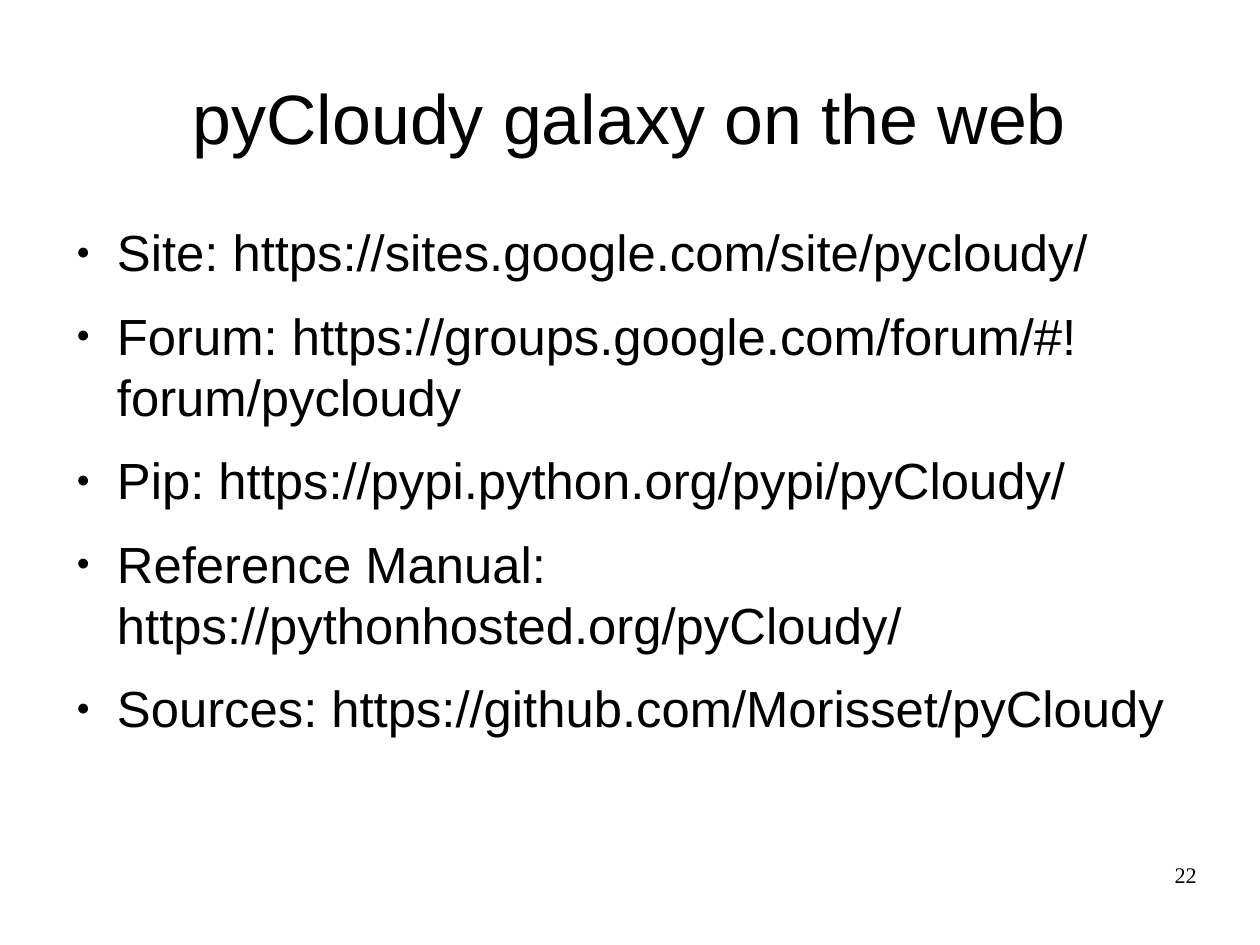
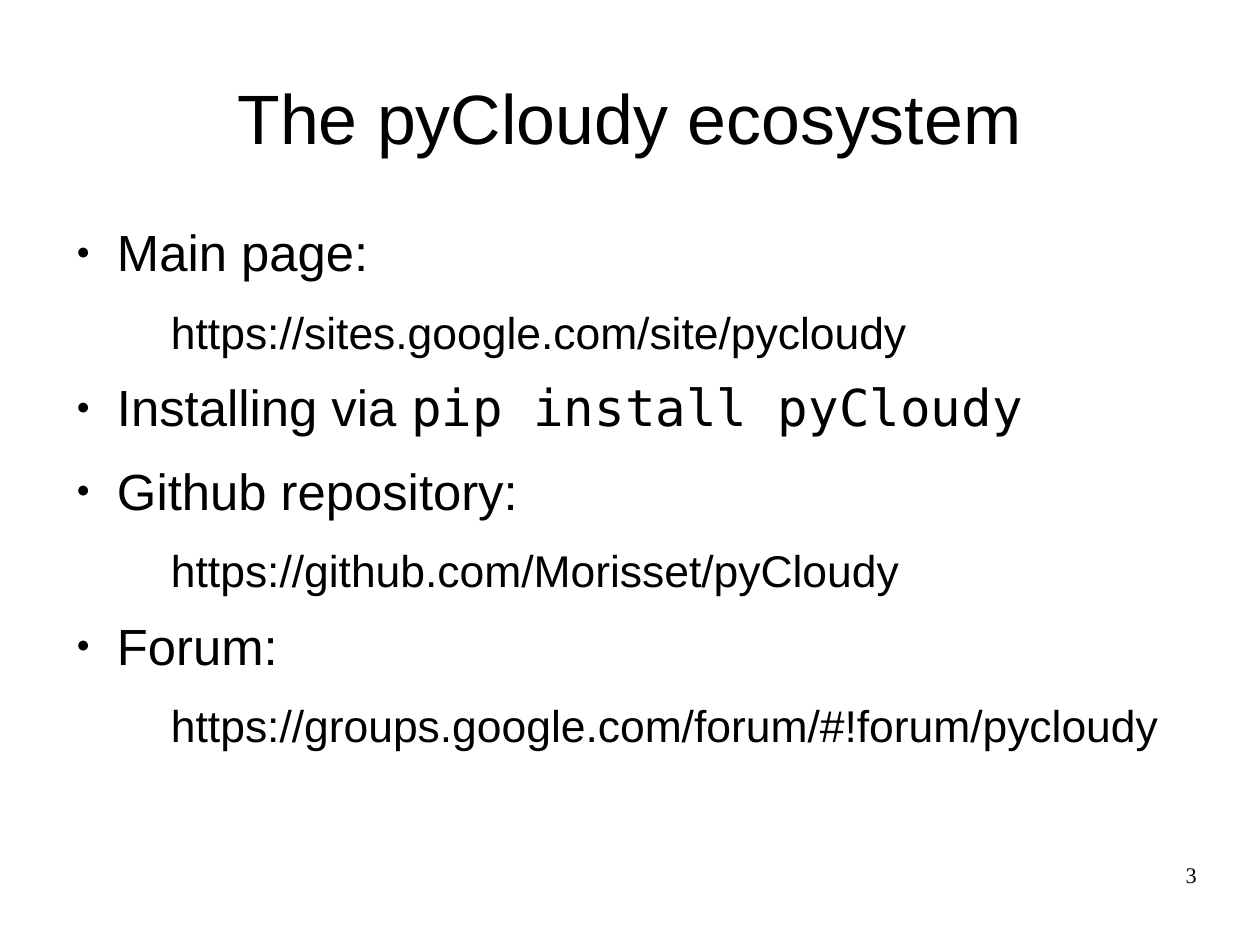
Before and after one commit to Morisset/Cloudy_Summer_School, a slide deck: slide 3 of pyCloudy.odp (slide 22 before the commit). Drawn at 1260x945 pixels with LibreOffice and Linux fonts; fonts in the diff are those of the drawing. Boxes give left, top, right and bottom in pixels: in the first picture for what was removed or moved away, otherwise in the second. Text is boxed around its words. In the diff, an @@ line names an element or a change of style, - is before the commit and + after.

```diff
--- a/pyCloudy.odp
+++ b/pyCloudy.odp
@@ title at (237,93,1022,157): text changed @@
-pyCloudy galaxy on the web
+The pyCloudy ecosystem
@@ text at (117,234,1158,751): text changed; size 32 to 28 pt @@
-● Site: https://sites.google.com/site/pycloudy/
-● Forum: https://groups.google.com/forum/#!forum/pycloudy
-● Pip: https://pypi.python.org/pypi/pyCloudy/
-● Reference Manual: https://pythonhosted.org/pyCloudy/
-● Sources: https://github.com/Morisset/pyCloudy
+● Main page:
+  https://sites.google.com/site/pycloudy
+● Installing via pip install pyCloudy
+● Github repository:
+  https://github.com/Morisset/pyCloudy
+● Forum:
+  https://groups.google.com/forum/#!forum/pycloudy
@@ page number at (1186,868,1197,884): text changed @@
-22
+3
```
Also in this commit, not shown: 2 other slides changed, 1 slide added, 7 slides removed, 2 other files.
